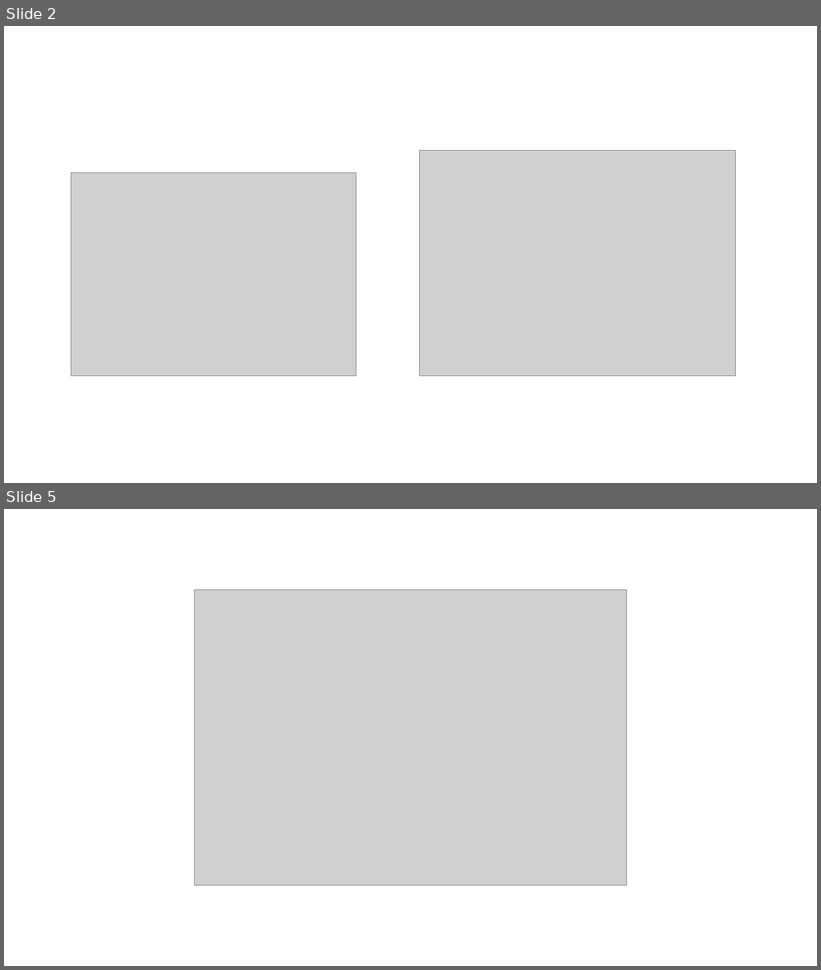
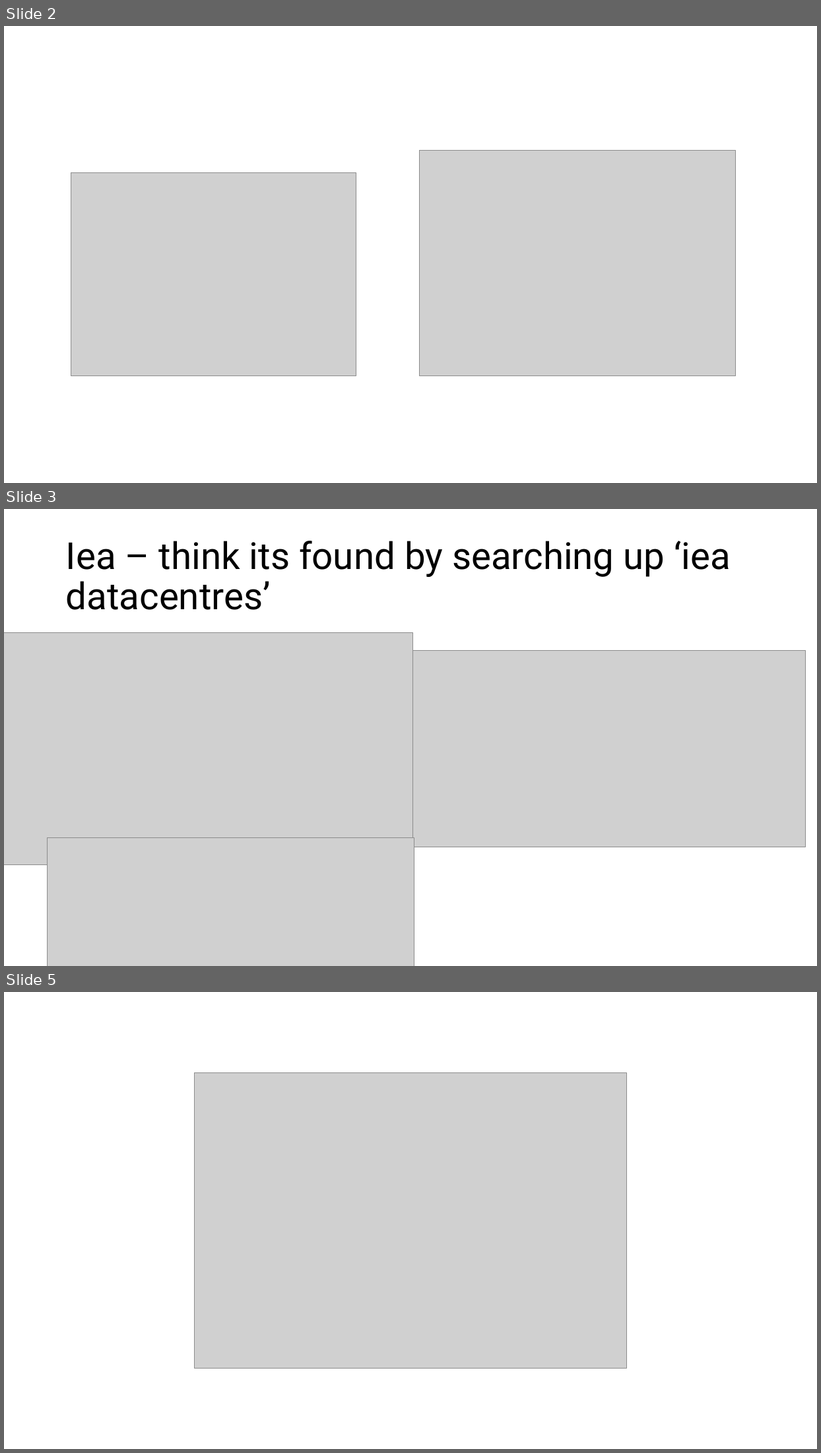
Before and after one commit to asia-pacific-energy-research-centre/data-centres, a slide deck: documentation/Data centres - all things used as inputs.pptx. Shown one above the other, each under a label of ours: slides 2 and 5 before the commit, slides 2, 3 and 5 after it; the slides between them are not shown. The pictures are 821x970 and 821x1453 pixels, drawn with LibreOffice and Linux fonts; fonts in the diff are those of the drawing; grey boxes stand for pictures. Boxes give left, top, right and bottom in pixels: in the first picture for what was removed or moved away, otherwise in the second. Text is boxed around its words. In the diff, an @@ line names an element or a change of style, - is before the commit and + after.

```diff
--- a/documentation/Data centres - all things used as inputs.pptx
+++ b/documentation/Data centres - all things used as inputs.pptx
@@ slide 3 added at (4, 509, 817, 966), background #FFFFFF @@
@@ title added at (66, 541, 731, 610), 44 pt, text #000000 @@
+Iea – think its found by searching up ‘iea datacentres’
@@ picture added at (4, 633, 413, 865) @@
@@ picture added at (402, 651, 805, 848) @@
@@ picture added at (48, 838, 414, 966) @@
```
Also in this commit, not shown: 2 slides changed, 4 other slides added, 4 slides removed, 11 other files.
